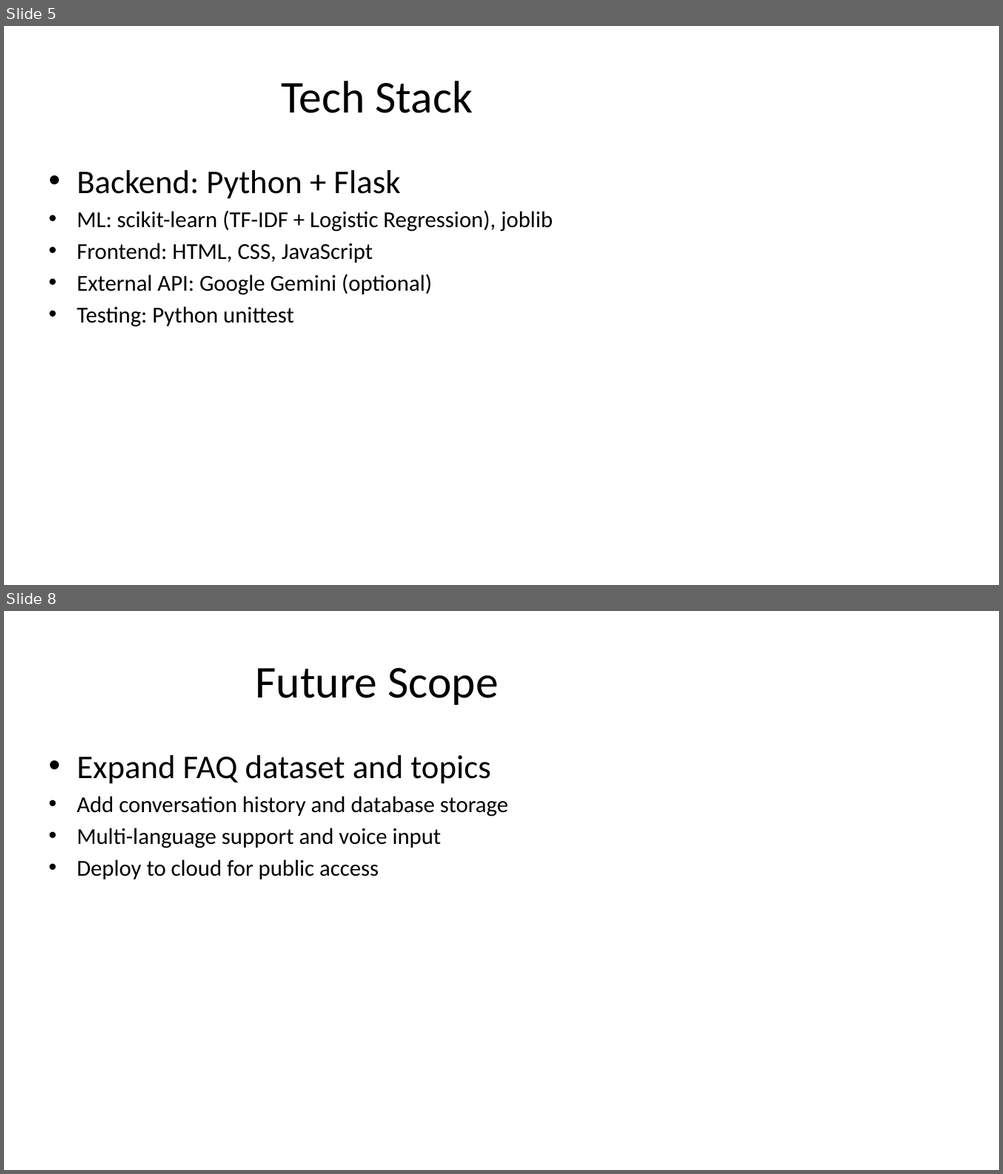
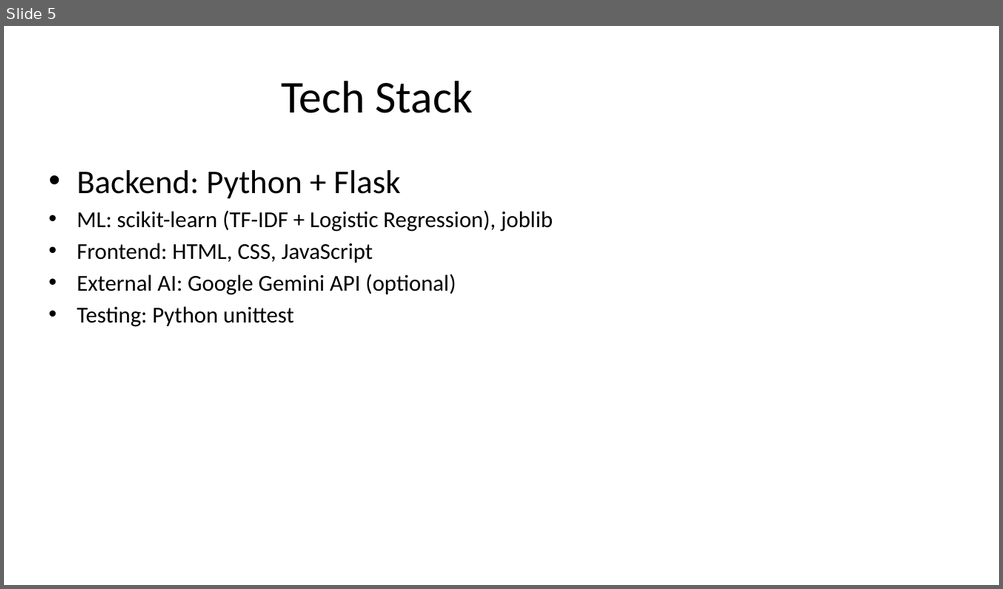
Before and after one commit to dvrajgit/dev-student-support-service-chatbot, a slide deck: PROJECT_PRESENTATION.pptx. Shown one above the other, each under a label of ours: slides 5 and 8 before the commit, slide 5 after it; the slides between them are not shown. The pictures are 1003x1174 and 1003x589 pixels, drawn with LibreOffice and Linux fonts; fonts in the diff are those of the drawing. Boxes give left, top, right and bottom in pixels: in the first picture for what was removed or moved away, otherwise in the second. Text is boxed around its words. In the diff, an @@ line names an element or a change of style, - is before the commit and + after.

```diff
--- a/PROJECT_PRESENTATION.pptx
+++ b/PROJECT_PRESENTATION.pptx
@@ slide 8 removed at (4,611,999,1170), background #FFFFFF @@
@@ title removed at (256,668,498,705) @@
-Future Scope
@@ text removed at (77,755,508,880) @@
-• Expand FAQ dataset and topics
-• Add conversation history and database storage
-• Multi-language support and voice input
-• Deploy to cloud for public access
@@ slide 5 changed as well @@
@@ text at (77,274,455,295): text changed @@
-• External API: Google Gemini (optional)
+• External AI: Google Gemini API (optional)
```
Also in this commit, not shown: 4 other slides changed, 2 slides added, 2 other slides removed.
